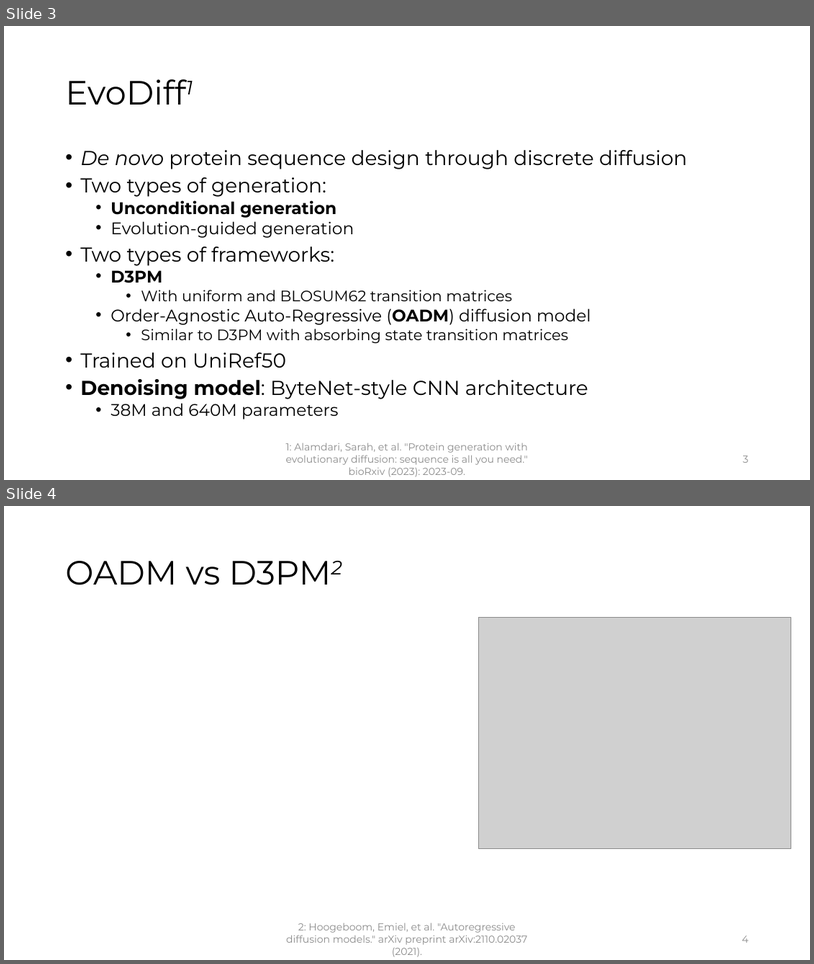
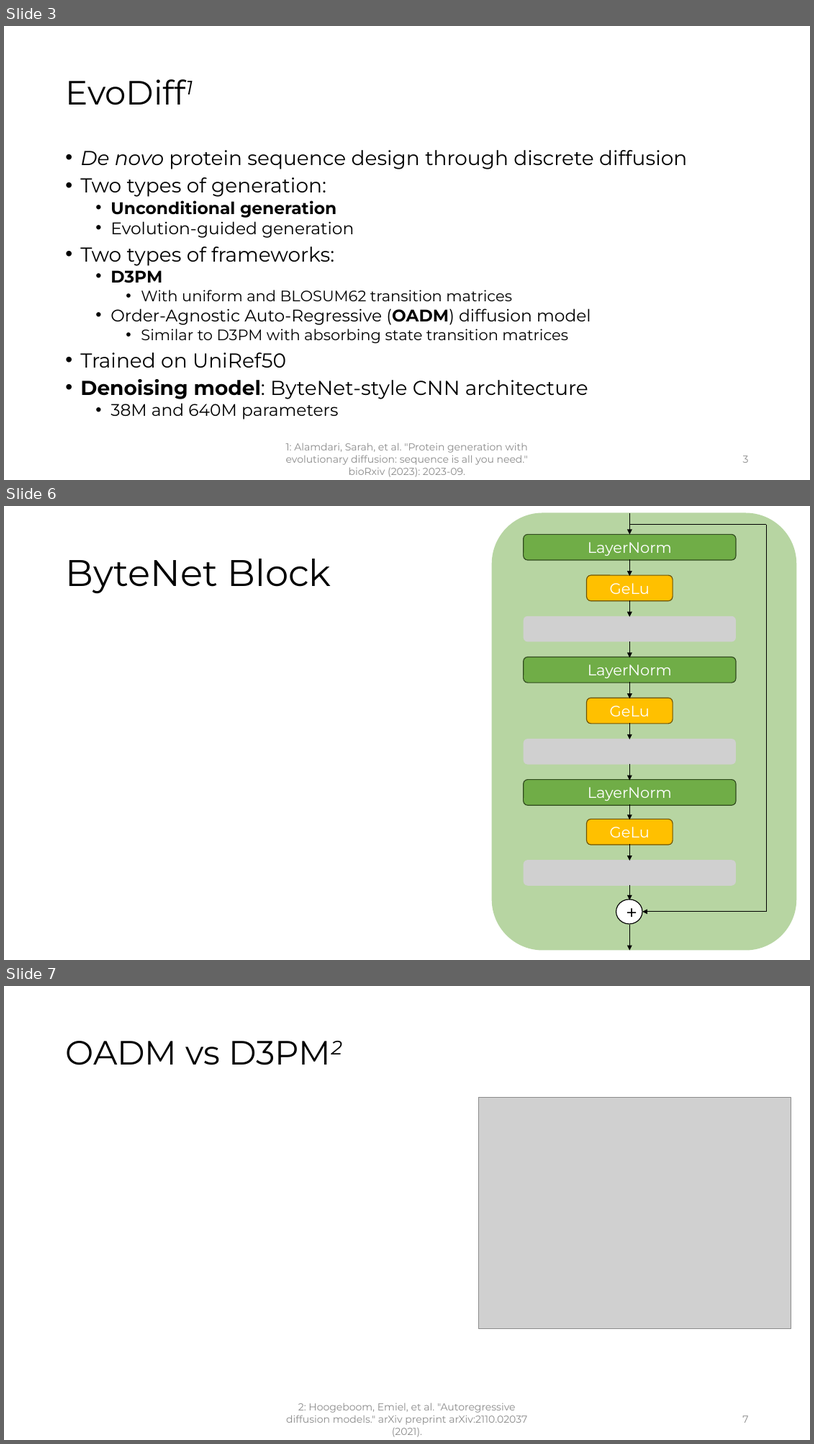
Before and after one commit to gadmiraal/Generative-AI-for-bio-molecule-design-notes, a slide deck: Master Thesis/Weekly updates/Weekly_Update_24.pptx. Shown one above the other, each under a label of ours: slides 3 and 4 before the commit, slides 3, 6 and 7 after it; the slides between them are not shown. The pictures are 814x964 and 814x1444 pixels, drawn with LibreOffice and Linux fonts; fonts in the diff are those of the drawing; grey boxes stand for pictures. Boxes give left, top, right and bottom in pixels: in the first picture for what was removed or moved away, otherwise in the second. Text is boxed around its words. In the diff, an @@ line names an element or a change of style, - is before the commit and + after.

```diff
--- a/Master Thesis/Weekly updates/Weekly_Update_24.pptx
+++ b/Master Thesis/Weekly updates/Weekly_Update_24.pptx
@@ slide 6 added at (4, 506, 810, 960), background #FFFFFF @@
@@ rounded rectangle added at (492, 512, 797, 950), fill #70AD47 at 50% opacity @@
@@ line added from (630, 524) to (767, 524), #000000 1 pt @@
@@ arrow added from (630, 512) to (630, 534), #000000 1 pt @@
@@ elbow arrow added from (767, 524) to (643, 911), #000000 1 pt @@
@@ rounded rectangle added at (524, 534, 736, 560), fill #70AD47, outline #314C1F 1 pt, 18 pt, text #FFFFFF @@
+LayerNorm
@@ title added at (65, 559, 332, 594), 44 pt, text #000000 @@
+ByteNet Block
@@ arrow added from (630, 559) to (630, 576), #000000 1 pt @@
@@ rounded rectangle added at (587, 575, 673, 600), fill #FFC000, outline #705400 1 pt, 18 pt, text #FFFFFF @@
+GeLu
@@ arrow added from (630, 600) to (630, 617), #000000 1 pt @@
@@ picture added at (524, 616, 736, 641) @@
@@ rounded rectangle added at (524, 656, 736, 682), fill #70AD47, outline #314C1F 1 pt, 18 pt, text #FFFFFF @@
+LayerNorm
@@ arrow added from (630, 641) to (630, 657), #000000 1 pt @@
@@ rounded rectangle added at (587, 698, 673, 723), fill #FFC000, outline #705400 1 pt, 18 pt, text #FFFFFF @@
+GeLu
@@ arrow added from (630, 682) to (630, 698), #000000 1 pt @@
@@ picture added at (524, 739, 736, 764) @@
@@ arrow added from (630, 723) to (630, 739), #000000 1 pt @@
@@ arrow added from (630, 764) to (630, 780), #000000 1 pt @@
@@ rounded rectangle added at (524, 780, 736, 805), fill #70AD47, outline #314C1F 1 pt, 18 pt, text #FFFFFF @@
+LayerNorm
@@ arrow added from (630, 804) to (630, 819), #000000 1 pt @@
@@ rounded rectangle added at (587, 818, 673, 844), fill #FFC000, outline #705400 1 pt, 18 pt, text #FFFFFF @@
+GeLu
@@ arrow added from (630, 844) to (630, 860), #000000 1 pt @@
@@ picture added at (524, 860, 736, 885) @@
@@ arrow added from (630, 885) to (630, 900), #000000 1 pt @@
@@ ellipse added at (617, 899, 643, 924), fill #FFFFFF, outline #000000 1 pt, 24 pt, text #000000 @@
++
@@ arrow added from (630, 924) to (630, 950), #000000 1 pt @@
@@ what was slide 4 is now slide 7 @@
@@ page number at (743, 1415, 748, 1422): text changed @@
-4
+7
```
Also in this commit, not shown: 4 slides changed, 16 other slides added, 2 slides removed, 1 other file.
